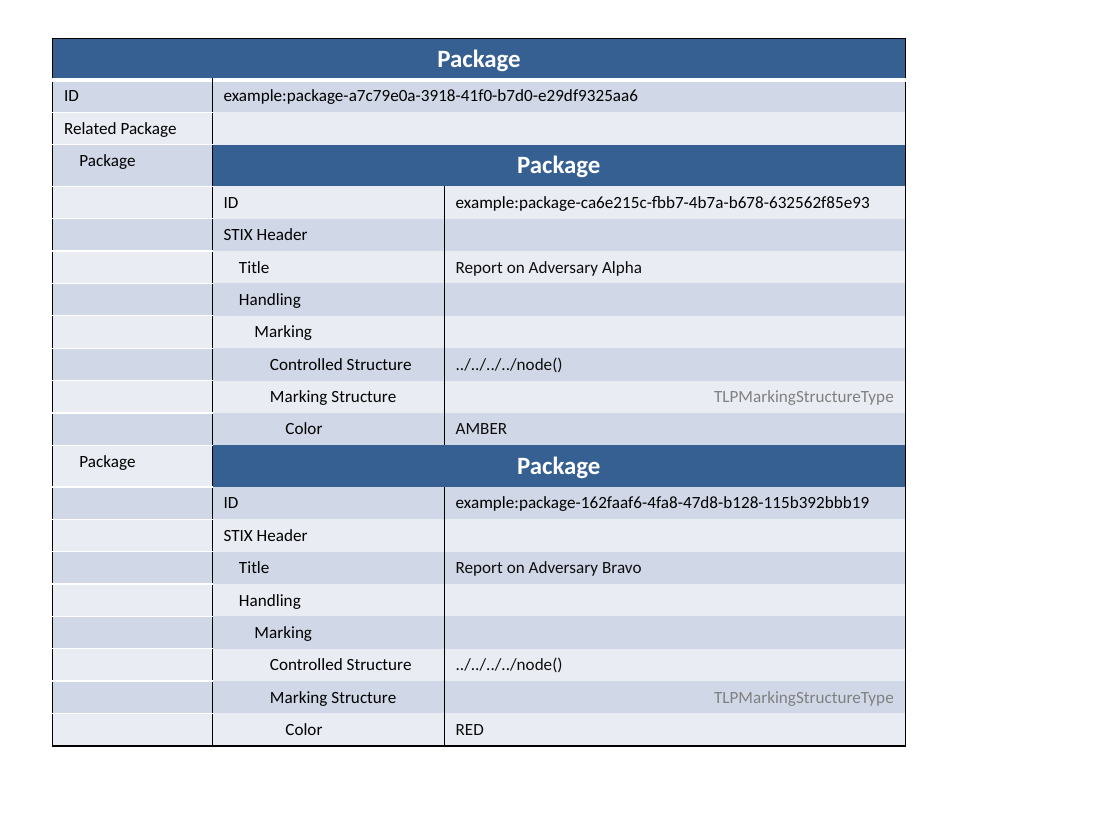
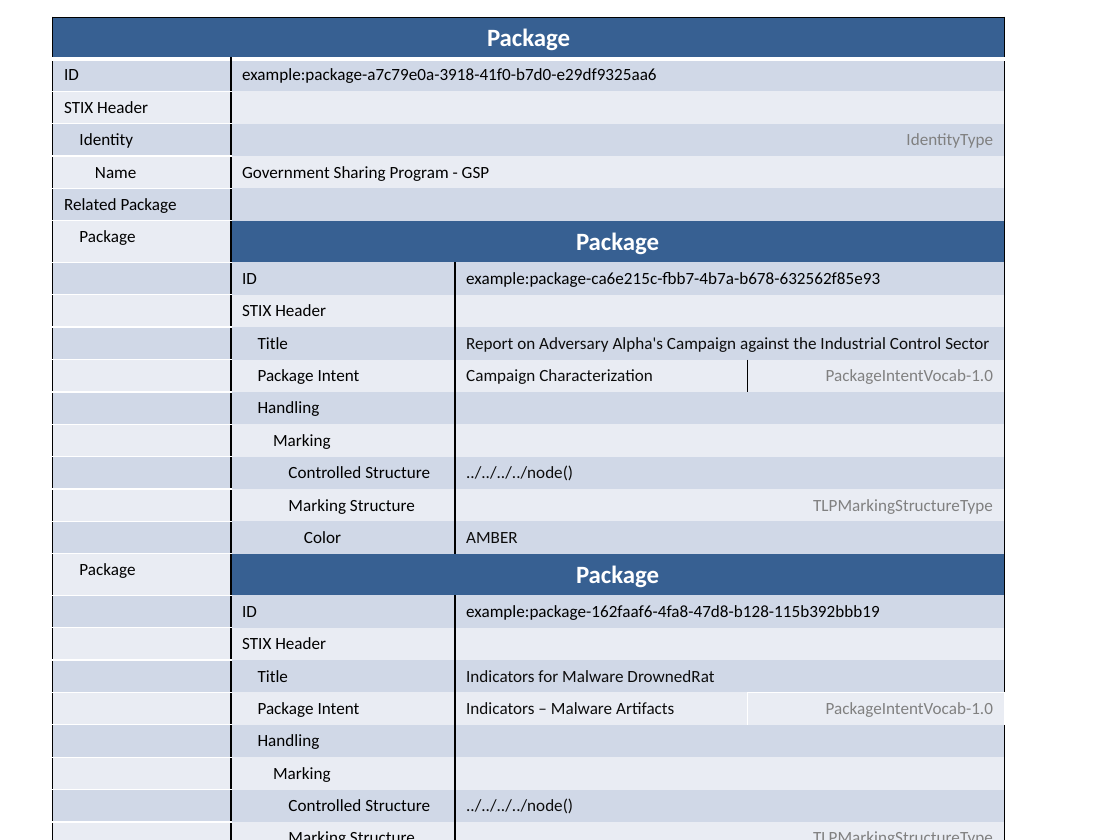
Before and after one commit to STIXProject/stixproject.github.io, a slide deck: slide 1 of idioms/packages-and-reports/wrapper/diagram.pptx. Drawn at 1120x840 pixels with LibreOffice and Linux fonts; fonts in the diff are those of the drawing. Boxes give left, top, right and bottom in pixels: in the first picture for what was removed or moved away, otherwise in the second. Text is boxed around its words. In the diff, an @@ line names an element or a change of style, - is before the commit and + after.

Commit message:
Fixed the packages wrapper idiom

```diff
--- a/idioms/packages-and-reports/wrapper/diagram.pptx
+++ b/idioms/packages-and-reports/wrapper/diagram.pptx
@@ table at bbox=[53, 17, 1005, 840] @@
-Package |  | 
-ID | example:package-a7c79e0a-3918-41f0-b7d0-e29df9325aa6 | 
-Related Package |  | 
-Package | Package | 
- | ID | example:package-ca6e215c-fbb7-4b7a-b678-632562f85e93
- | STIX Header | 
- | Title | Report on Adversary Alpha
- | Handling | 
- | Marking | 
- | Controlled Structure | ../../../../node()
- | Marking Structure | TLPMarkingStructureType
- | Color | AMBER
-Package | Package | 
- | ID | example:package-162faaf6-4fa8-47d8-b128-115b392bbb19
- | STIX Header | 
- | Title | Report on Adversary Bravo
- | Handling | 
- | Marking | 
- | Controlled Structure | ../../../../node()
- | Marking Structure | TLPMarkingStructureType
- | Color | RED
+Package |  |  | 
+ID | example:package-a7c79e0a-3918-41f0-b7d0-e29df9325aa6 |  | 
+STIX Header |  |  | 
+Identity | IdentityType |  | 
+Name | Government Sharing Program - GSP |  | 
+Related Package |  |  | 
+Package | Package |  | 
+ | ID | example:package-ca6e215c-fbb7-4b7a-b678-632562f85e93 | 
+ | STIX Header |  | 
+ | Title | Report on Adversary Alpha's Campaign against the Industrial Control Sector | 
+ | Package Intent | Campaign Characterization | PackageIntentVocab-1.0
+ | Handling |  | 
+ | Marking |  | 
+ | Controlled Structure | ../../../../node() | 
+ | Marking Structure | TLPMarkingStructureType | 
+ | Color | AMBER | 
+Package | Package |  | 
+ | ID | example:package-162faaf6-4fa8-47d8-b128-115b392bbb19 | 
+ | STIX Header |  | 
+ | Title | Indicators for Malware DrownedRat | 
+ | Package Intent | Indicators – Malware Artifacts | PackageIntentVocab-1.0
+ | Handling |  | 
+ | Marking |  | 
+ | Controlled Structure | ../../../../node() | 
+ | Marking Structure | TLPMarkingStructureType | 
+ | Color | RED | 
@@ table: place and size @@
-table at bbox=[53, 38, 904, 739]
+table at bbox=[53, 17, 1005, 840]
```
Also in this commit, not shown: 4 other files.
